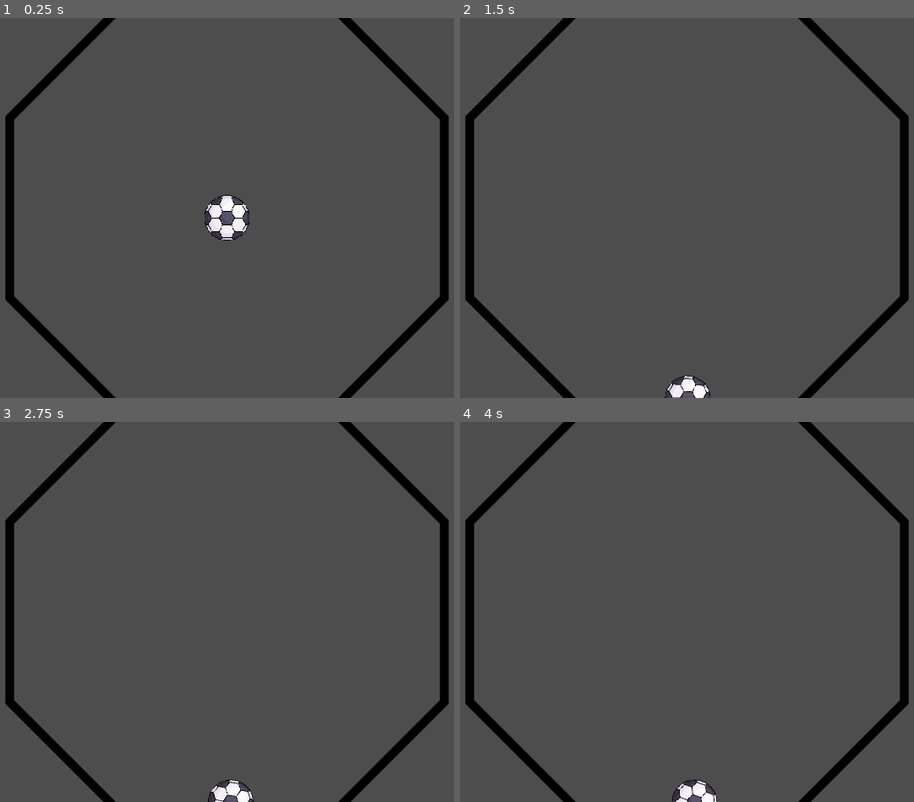
Above: before the commit, frames 1-4 (two rows, left to right).
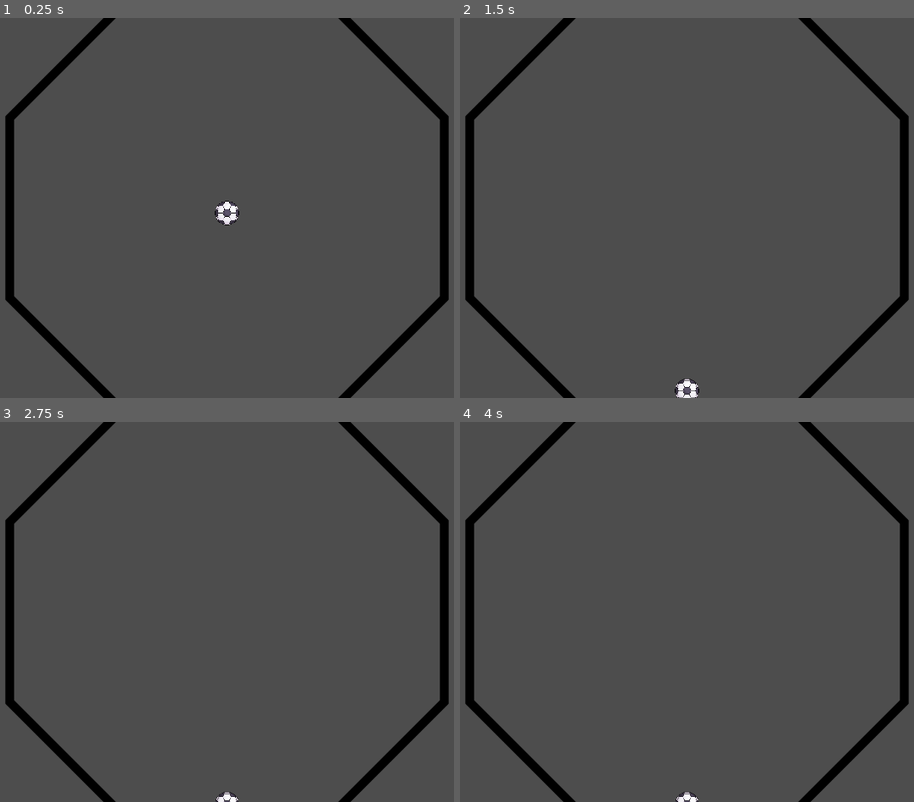
Above: after the commit, the same moments.

Repository: Renovare10/Octapong
Game: Godot game, scene res://Main.tscn
Two runs of this game, one before a commit and one after it. Both use one fixed random seed, a clock stepped at 60 frames per second and the inputs below.
Inputs:
- Up to frame 1 (0.25 s): no input
- Up to frame 2 (1.5 s): no input
- Up to frame 3 (2.75 s): no input
- Up to frame 4 (4 s): no input

The runs differ from the first frame. In frame 1, 0.8% of the frame differs, in the area x 45-55%, y 46-59%; in frame 2, 0.3%; in frame 3, 0.4%; in frame 4, 0.4%.

Commit message:
Added player paddle

Diff:
--- a/Main.tscn
+++ b/Main.tscn
@@ -1,10 +1,19 @@
-[gd_scene load_steps=4 format=3 uid="uid://v6ieas1brhk6"]
+[gd_scene load_steps=7 format=3 uid="uid://v6ieas1brhk6"]
 
 [ext_resource type="Texture2D" uid="uid://caoh88wnccrjq" path="res://proxy-image.png" id="1_glv2v"]
 [ext_resource type="Texture2D" uid="uid://netjwjxp400k" path="res://ball.png" id="2_uu6xs"]
 
 [sub_resource type="CircleShape2D" id="CircleShape2D_glv2v"]
-radius = 63.0079
+radius = 34.0
+
+[sub_resource type="RectangleShape2D" id="RectangleShape2D_uu6xs"]
+size = Vector2(104, 26)
+
+[sub_resource type="Gradient" id="Gradient_r0du0"]
+colors = PackedColorArray(0, 0, 0, 1, 0, 0, 0, 1)
+
+[sub_resource type="GradientTexture2D" id="GradientTexture2D_cm0pq"]
+gradient = SubResource("Gradient_r0du0")
 
 [node name="Node2D" type="Node2D"]
 
@@ -18,15 +27,27 @@
 [node name="StaticBody2D" type="StaticBody2D" parent="Octagon"]
 
 [node name="CollisionPolygon2D" type="CollisionPolygon2D" parent="Octagon/StaticBody2D"]
-polygon = PackedVector2Array(347, -144, 145, -349, -143, -347, -349, -143, -348, 144, -145, 346, 144, 348, 348, 143, 362, 150, 151, 362, -151, 361, -363, 150, -362, -152, -151, -362, 149, -362, 360, -153, 362, 150, 348, 143)
-
-[node name="Camera2D" type="Camera2D" parent="."]
+polygon = PackedVector2Array(347, -144, 144.253, -347.701, -143, -347, -347.701, -143.678, -348, 144, -144.253, 347.701, 144, 348, 348, 143, 362, 150, 151, 362, -150, 362.069, -363, 150, -362, -152, -151, -362, 150, -362.069, 362.069, -150, 362, 150, 348, 143)
 
 [node name="Ball" type="RigidBody2D" parent="."]
+gravity_scale = 0.5
 
 [node name="CollisionShape2D" type="CollisionShape2D" parent="Ball"]
 shape = SubResource("CircleShape2D_glv2v")
 
 [node name="Sprite2D" type="Sprite2D" parent="Ball"]
-scale = Vector2(0.068, 0.068)
+scale = Vector2(0.036, 0.036)
 texture = ExtResource("2_uu6xs")
+
+[node name="Camera2D" type="Camera2D" parent="."]
+
+[node name="Player" type="RigidBody2D" parent="."]
+position = Vector2(0, 567)
+gravity_scale = 0.0
+
+[node name="CollisionShape2D" type="CollisionShape2D" parent="Player"]
+shape = SubResource("RectangleShape2D_uu6xs")
+
+[node name="Sprite2D" type="Sprite2D" parent="Player"]
+scale = Vector2(1.65625, 0.4375)
+texture = SubResource("GradientTexture2D_cm0pq")
